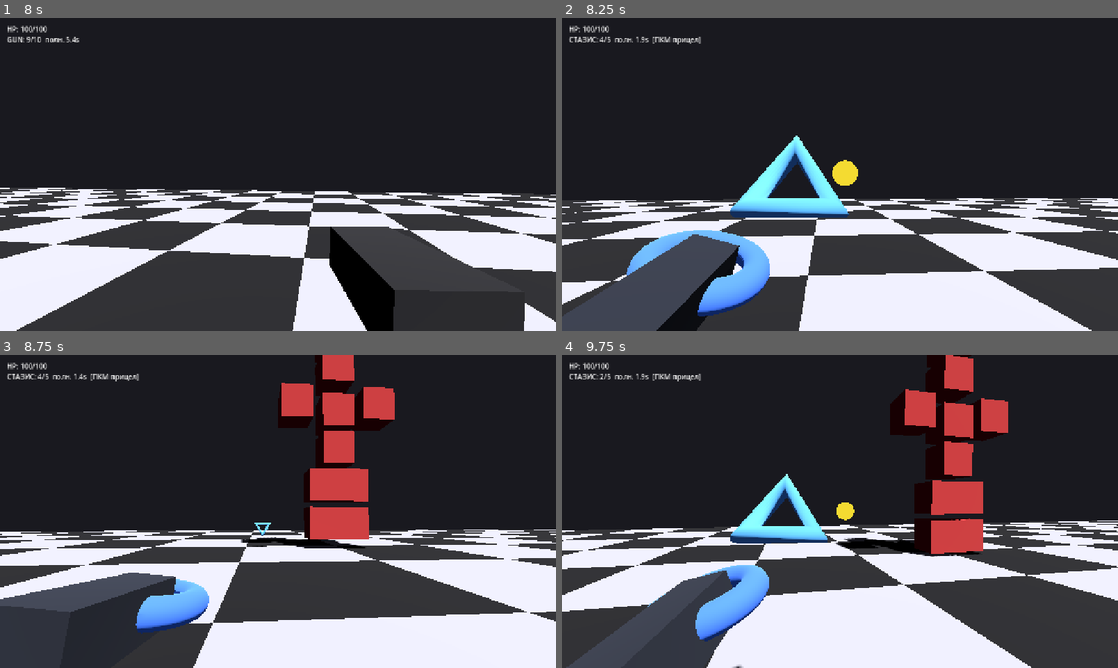
Above: before the commit, frames 1-4 (two rows, left to right).
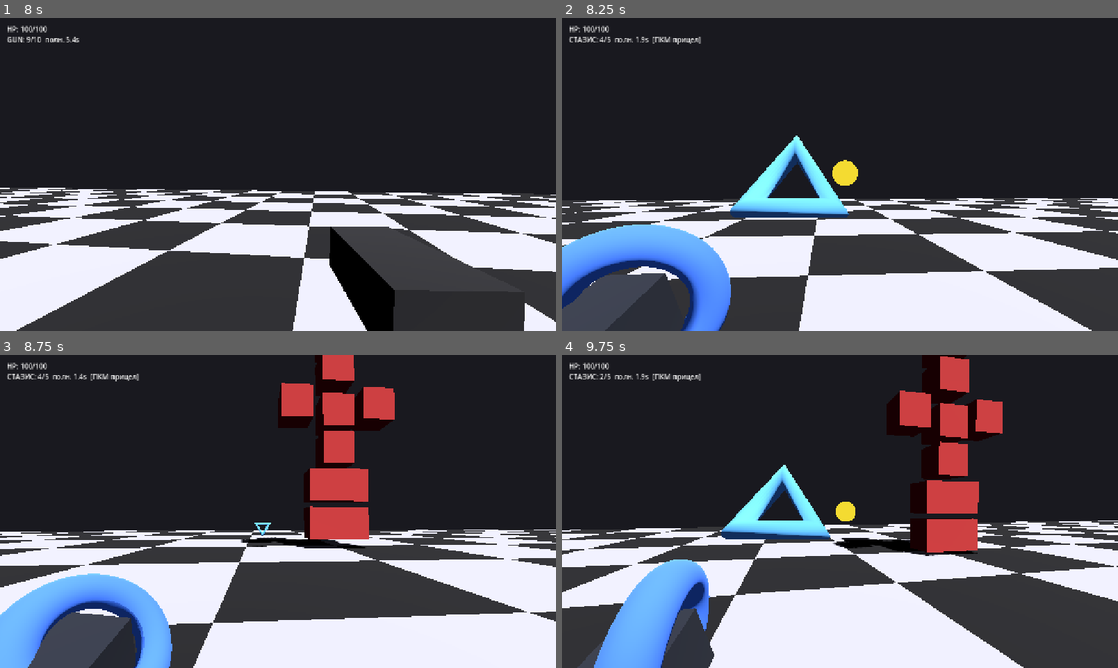
Above: after the commit, the same moments.

Repository: radomirsky/190K-G.O.P
Game: Godot game, scene res://main.tscn
Two runs of this game, one before a commit and one after it. Both use one fixed random seed, a clock stepped at 60 frames per second and the inputs below.
Inputs (mouse positions are in pixels of both pictures, inside the frame that each line leads up to):
- Up to frame 1 (8 s): tap Enter at 0.5 s; move the mouse to (305, 174) at 0.52 s; hold W 0.53-5.78 s; tap E at 0.6 s; click (305, 174) at 0.67 s; tap Space at 0.77, 1.52, 3.02, 3.77, 4.52, 6.02, 6.77, 7.52 s; move the mouse to (250, 174) at 1.27 s; tap Shift at 1.35 s; click (250, 174) at 1.42 s; move the mouse to (289, 168) at 2.02 s; tap C at 2.1 s; click (289, 168) at 2.17 s; move the mouse to (272, 180) at 2.77 s; tap Q at 2.85 s; click (272, 180) at 2.92 s; move the mouse to (316, 177) at 3.52 s; hold Ctrl 3.53-4.28 s; click (316, 177) at 3.67 s; move the mouse to (233, 171) at 4.27 s; tap R at 4.35 s; click (233, 171) at 4.42 s; move the mouse to (283, 174) at 5.02 s; tap Z at 5.1 s; click (283, 174) at 5.17 s; move the mouse to (255, 168) at 5.77 s; hold D 5.78-6.53 s; tap X at 5.85 s; click (255, 168) at 5.92 s; move the mouse to (305, 174) at 6.52 s; hold W from 6.53 s (still down); tap B at 6.6 s; click (305, 174) at 6.67 s; move the mouse to (250, 174) at 7.27 s; tap G at 7.35 s; click (250, 174) at 7.42 s
- Up to frame 2 (8.25 s): keep holding W; move the mouse to (851, 168) at 8.02 s; tap F at 8.1 s; click (851, 168) at 8.17 s
- Up to frame 3 (8.75 s): keep holding W
- Up to frame 4 (9.75 s): move the mouse to (834, 517) at 8.77 s; release W at 8.78 s; hold A 8.78-9.53 s; tap E at 8.85 s; click (834, 517) at 8.92 s; tap Space at 9.02 s; move the mouse to (878, 514) at 9.52 s; hold W from 9.53 s (still down); hold Shift from 9.53 s (still down); click (878, 514) at 9.67 s

Frame 1 is identical in both runs. In frame 2, 8.9% of the frame differs, in the area x 0-38%, y 66-100%; in frame 3, 7.8%; in frame 4, 12%, in the area x 0-100%, y 0-100%.

Commit message:
Стазис: анимация перезарядки (фаза ожидания + финиш), сильнее ADS (FOV и сдвиг модели).
Made-with: Cursor

Diff:
--- a/player.gd
+++ b/player.gd
@@ -48,8 +48,15 @@
 @export var stasis_fire_cooldown_sec: float = 0.18
 @export var stasis_mag_size: int = 5
 @export var stasis_refill_delay_sec: float = 2.0
-@export_range(30.0, 85.0, 0.5) var stasis_aim_fov: float = 38.0
-@export var stasis_aim_fov_smooth: float = 14.0
+## Анимация после пополнения магазина стазиса (отдельно от пирамиды).
+@export_range(0.0, 2.5, 0.05) var stasis_refill_finish_anim_sec: float = 0.6
+@export var stasis_reload_ring_spin_mul: float = 9.0
+@export_range(0.15, 0.65, 0.02) var stasis_reload_tilt_max: float = 0.38
+@export_range(10.0, 85.0, 0.5) var stasis_aim_fov: float = 22.0
+@export var stasis_aim_fov_smooth: float = 16.0
+## Подвод оружия к камере при ПКМ (в локале камеры).
+@export var stasis_aim_model_offset: Vector3 = Vector3(0.2, -0.07, 0.16)
+@export var stasis_aim_pos_smooth: float = 18.0
 @export var dash_speed: float = 14.5
 @export var dash_duration_sec: float = 0.14
 @export var dash_cooldown_sec: float = 0.7
@@ -92,6 +99,8 @@
 var _stasis_muzzle: Node3D = null
 var _stasis_reload: float = 0.0
 var _stasis_refill_wait: float = 0.0
+var _stasis_ring_visual: MeshInstance3D = null
+var _stasis_ads_blend: float = 0.0
 var _dash_t: float = 0.0
 var _dash_cd: float = 0.0
 var _dash_dir: Vector3 = Vector3.ZERO
@@ -179,19 +188,28 @@
 		if _stasis_refill_wait <= 0.0:
 			_stasis_ammo = stasis_mag_size
 			_stasis_refill_wait = 0.0
-			if gun_refill_finish_anim_sec > 0.0:
-				_stasis_reload = gun_refill_finish_anim_sec
+			if stasis_refill_finish_anim_sec > 0.0:
+				_stasis_reload = stasis_refill_finish_anim_sec
 	_dash_cd = maxf(_dash_cd - _delta, 0.0)
 	_hp_cd = maxf(_hp_cd - _delta, 0.0)
 
 	_update_hp_ui()
 
+	var want_stasis_aim := false
+	if _camera and _equipped == EquippedGun.STASIS:
+		want_stasis_aim = Input.is_mouse_button_pressed(MOUSE_BUTTON_RIGHT)
+	var stasis_reload_busy := _stasis_refill_wait > 0.0 or _stasis_reload > 0.0
+	var ads_target := 1.0 if (want_stasis_aim and not stasis_reload_busy) else 0.0
+	_stasis_ads_blend = lerpf(
+		_stasis_ads_blend,
+		ads_target,
+		1.0 - exp(-stasis_aim_pos_smooth * _delta)
+	)
+	if _equipped != EquippedGun.STASIS:
+		_stasis_ads_blend = lerpf(_stasis_ads_blend, 0.0, 1.0 - exp(-12.0 * _delta))
+
 	if _camera:
-		var want_aim := (
-			_equipped == EquippedGun.STASIS
-			and Input.is_mouse_button_pressed(MOUSE_BUTTON_RIGHT)
-		)
-		var target_fov := stasis_aim_fov if want_aim else camera_fov
+		var target_fov := stasis_aim_fov if want_stasis_aim else camera_fov
 		var fk := 1.0 - exp(-stasis_aim_fov_smooth * _delta)
 		_camera.fov = lerpf(_camera.fov, target_fov, fk)
 
@@ -215,23 +233,41 @@
 				_gun_node.position = _GUN_MODEL_LOCAL_POS
 	elif _equipped == EquippedGun.STASIS:
 		_ensure_stasis_nodes()
-		if _stasis_node:
+		if _stasis_node and _stasis_ring_visual:
 			var t2 := float(Time.get_ticks_msec()) / 1000.0
-			var k_wait2 := 0.0
-			if _stasis_ammo < stasis_mag_size and _stasis_refill_wait > 0.0:
-				k_wait2 = clampf(_stasis_refill_wait / maxf(stasis_refill_delay_sec, 0.01), 0.0, 1.0)
-			var k_fin2 := 0.0
-			if _stasis_reload > 0.0:
-				k_fin2 = clampf(_stasis_reload / maxf(gun_refill_finish_anim_sec, 0.01), 0.0, 1.0)
-			var k2 := maxf(k_wait2, k_fin2)
-			if k2 > 0.0:
-				_stasis_node.rotation = Vector3(sin(t2 * 9.0) * 0.2 * k2, 0.0, sin(t2 * 11.0) * 0.3 * k2)
+			var ads_ofs := stasis_aim_model_offset * _stasis_ads_blend
+			if _stasis_refill_wait > 0.0:
+				var prog := 1.0 - clampf(_stasis_refill_wait / maxf(stasis_refill_delay_sec, 0.01), 0.0, 1.0)
+				var wob := sin(t2 * 11.0) * 0.07
+				var tilt := lerpf(stasis_reload_tilt_max, stasis_reload_tilt_max * 0.35, prog)
+				tilt += sin(t2 * 15.5) * 0.045
+				_stasis_node.rotation = Vector3(tilt, wob, sin(t2 * 9.0) * 0.11)
+				var pull_z := lerpf(0.16, 0.05, prog)
 				_stasis_node.position = (
-					_STASIS_GUN_LOCAL_POS + Vector3(0.0, sin(t2 * 14.0) * 0.02 * k2, 0.0)
+					_STASIS_GUN_LOCAL_POS
+					+ ads_ofs
+					+ Vector3(wob * 0.35, -0.07 * prog, pull_z)
 				)
+				var sp := t2 * stasis_reload_ring_spin_mul
+				_stasis_ring_visual.rotation = Vector3(sp * 1.1, sin(t2 * 19.0) * 0.18, sp * 0.75)
+				_stasis_ring_visual.scale = Vector3.ONE
+			elif _stasis_reload > 0.0:
+				var fin := 1.0 - clampf(
+					_stasis_reload / maxf(stasis_refill_finish_anim_sec, 0.01),
+					0.0,
+					1.0
+				)
+				var snap := sin(fin * PI)
+				_stasis_node.rotation = Vector3(-0.26 * (1.0 - snap), 0.0, 0.08 * snap)
+				_stasis_node.position = _STASIS_GUN_LOCAL_POS + ads_ofs + Vector3(0.0, 0.025 * snap, -0.09 * snap)
+				_stasis_ring_visual.rotation = Vector3.ZERO
+				var rs := 1.0 + 0.32 * snap
+				_stasis_ring_visual.scale = Vector3(rs, rs, rs)
 			else:
 				_stasis_node.rotation = Vector3.ZERO
-				_stasis_node.position = _STASIS_GUN_LOCAL_POS
+				_stasis_node.position = _STASIS_GUN_LOCAL_POS + ads_ofs
+				_stasis_ring_visual.rotation = Vector3.ZERO
+				_stasis_ring_visual.scale = Vector3.ONE
 
 
 func _setup_hp_ui() -> void:
@@ -544,6 +580,9 @@
 	if _stasis_node:
 		_stasis_node.rotation = Vector3.ZERO
 		_stasis_node.position = _STASIS_GUN_LOCAL_POS
+	if _stasis_ring_visual:
+		_stasis_ring_visual.rotation = Vector3.ZERO
+		_stasis_ring_visual.scale = Vector3.ONE
 
 
 func _cancel_gun_finish_reload_anim() -> void:
@@ -614,6 +653,12 @@
 
 func _ensure_stasis_nodes() -> void:
 	if _stasis_node != null and is_instance_valid(_stasis_node):
+		if _stasis_ring_visual == null or not is_instance_valid(_stasis_ring_visual):
+			_stasis_ring_visual = _stasis_node.get_node_or_null("StasisRingVisual") as MeshInstance3D
+			if _stasis_ring_visual == null and _stasis_node.get_child_count() > 0:
+				var c0 := _stasis_node.get_child(0)
+				if c0 is MeshInstance3D:
+					_stasis_ring_visual = c0 as MeshInstance3D
 		return
 	if _camera == null:
 		return
@@ -635,6 +680,8 @@
 	smat.emission = Color(0.15, 0.35, 0.9, 1.0)
 	smat.emission_energy_multiplier = 0.4
 	ring_mesh.set_surface_override_material(0, smat)
+	ring_mesh.name = "StasisRingVisual"
+	_stasis_ring_visual = ring_mesh
 	_stasis_node.add_child(ring_mesh)
 
 	var grip := MeshInstance3D.new()
